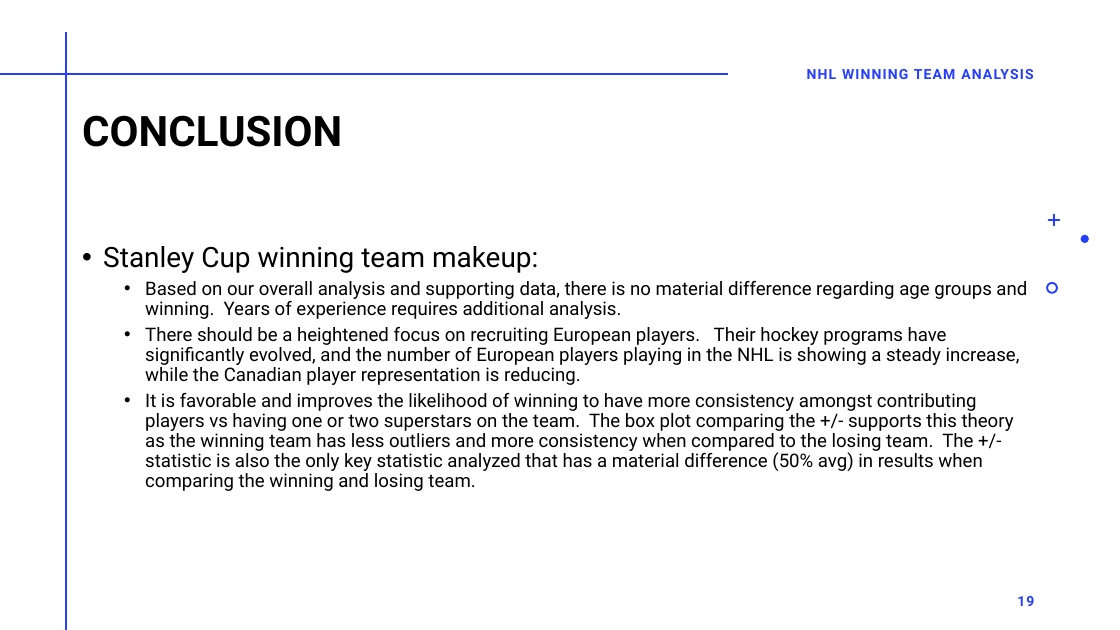
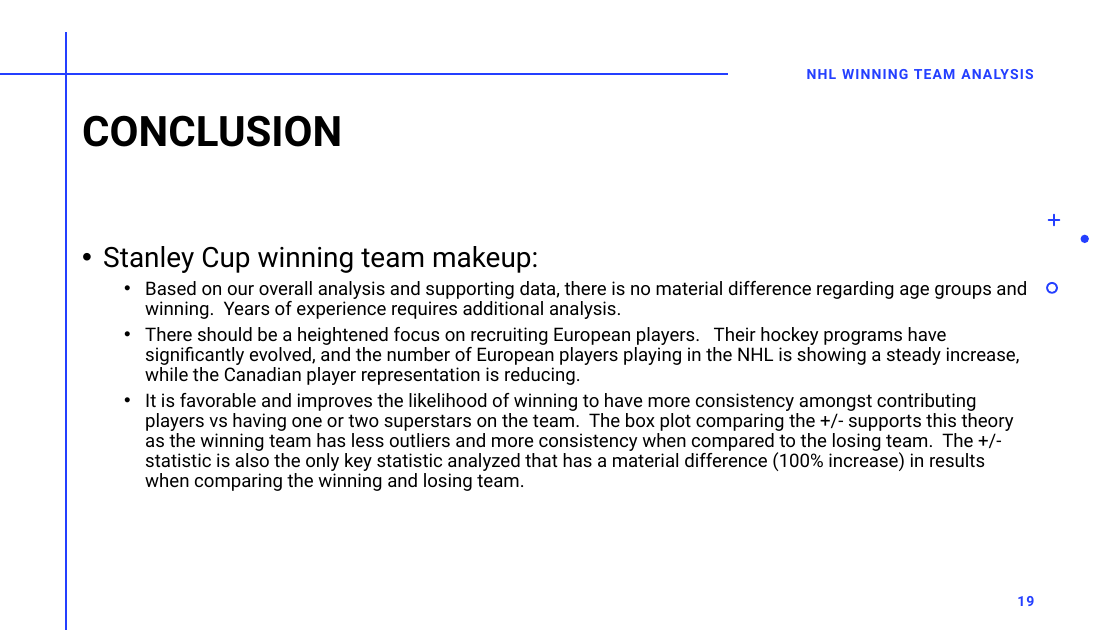
Before and after one commit to rbrennan55/project-sports-analytics-NHL, a slide deck: slide 19 of project-1-nhl.pptx. Drawn at 1120x630 pixels with LibreOffice and Linux fonts; fonts in the diff are those of the drawing. Boxes give left, top, right and bottom in pixels: in the first picture for what was removed or moved away, otherwise in the second. Text is boxed around its words. In the diff, an @@ line names an element or a change of style, - is before the commit and + after.

```diff
--- a/project-1-nhl.pptx
+++ b/project-1-nhl.pptx
@@ text at [145,393,1014,491]: text changed @@
-  • It is favorable and improves the likelihood of winning to have more consistency amongst contributing players vs having one or two superstars on the team. The box plot comparing the +/- supports this theory as the winning team has less outliers and more consistency when compared to the losing team. The +/- statistic is also the only key statistic analyzed that has a material difference (50% avg) in results when comparing the winning and losing team.
+  • It is favorable and improves the likelihood of winning to have more consistency amongst contributing players vs having one or two superstars on the team. The box plot comparing the +/- supports this theory as the winning team has less outliers and more consistency when compared to the losing team. The +/- statistic is also the only key statistic analyzed that has a material difference (100% increase) in results when comparing the winning and losing team.
```
Also in this commit, not shown: 1 other slide changed.
